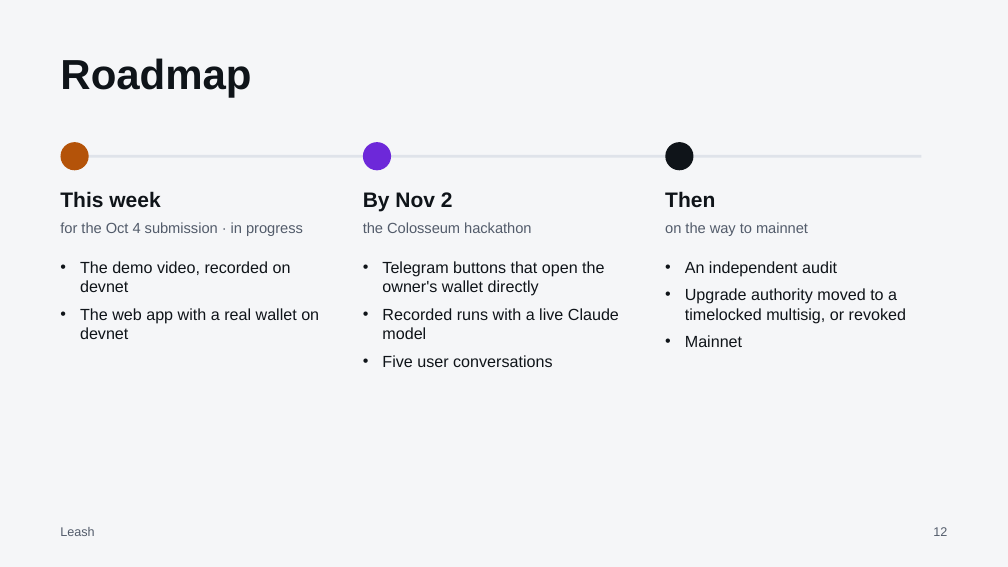
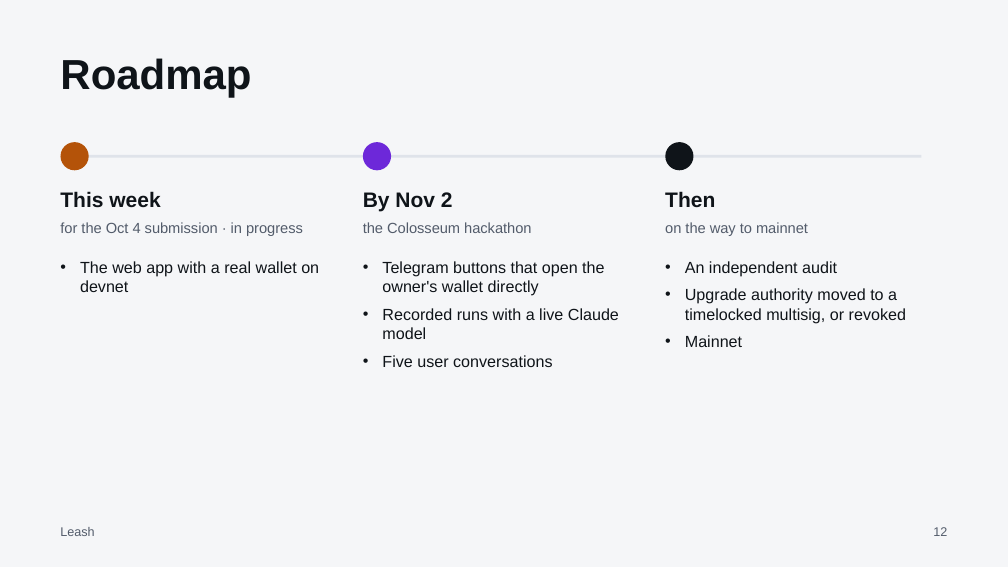
Before and after one commit to parthdeshmukh488-ops/hub, a slide deck: slide 12 of docs/pitch/leash-deck.pptx. Drawn at 1008x567 pixels with LibreOffice and Linux fonts; fonts in the diff are those of the drawing. Boxes give left, top, right and bottom in pixels: in the first picture for what was removed or moved away, otherwise in the second. Text is boxed around its words. In the diff, an @@ line names an element or a change of style, - is before the commit and + after.

```diff
--- a/docs/pitch/leash-deck.pptx
+++ b/docs/pitch/leash-deck.pptx
@@ text at (80, 261, 291, 292): paragraph removed @@
-• The demo video, recorded on devnet
```
Also in this commit, not shown: 1 other slide changed, 7 other files.
